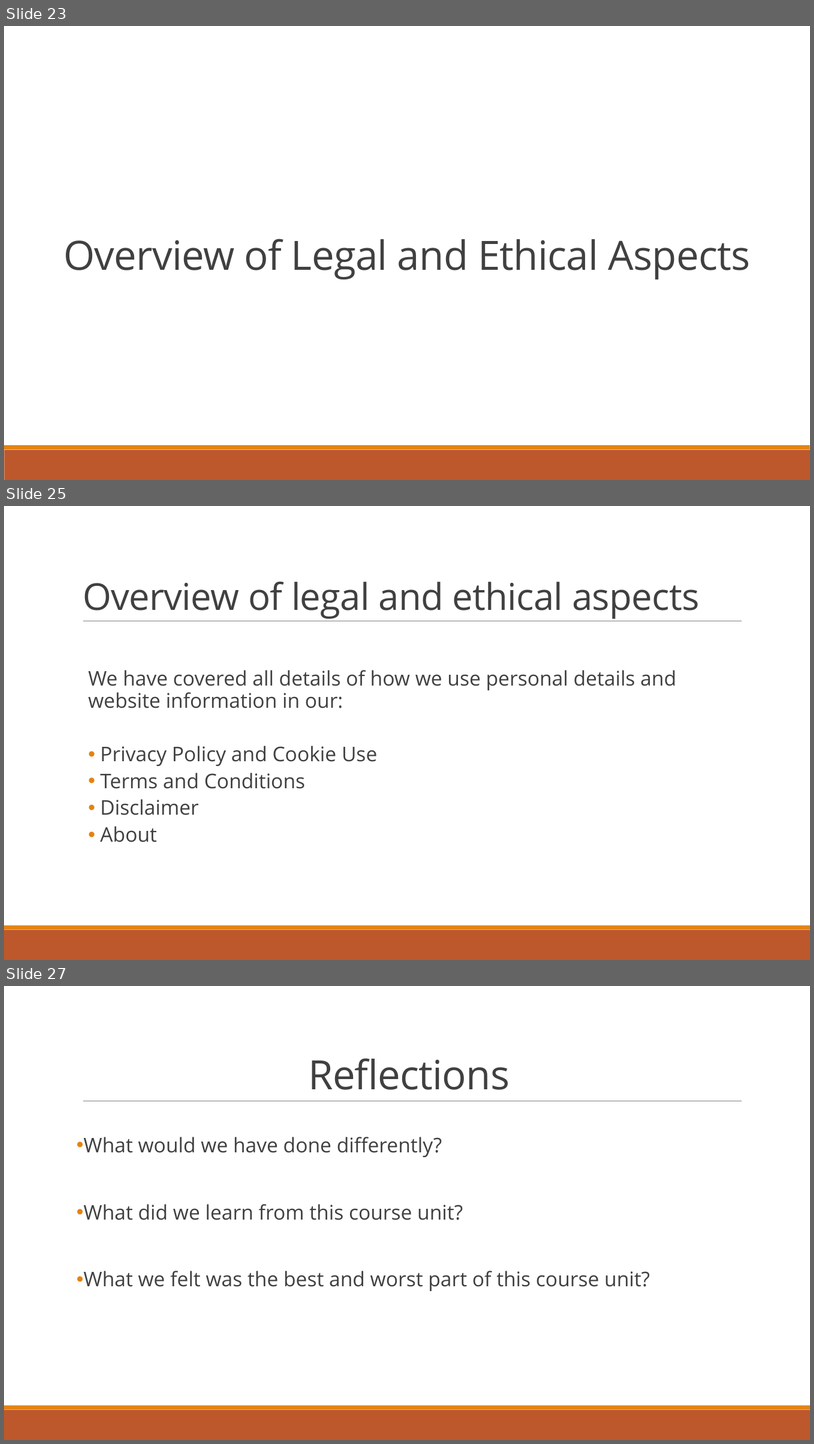
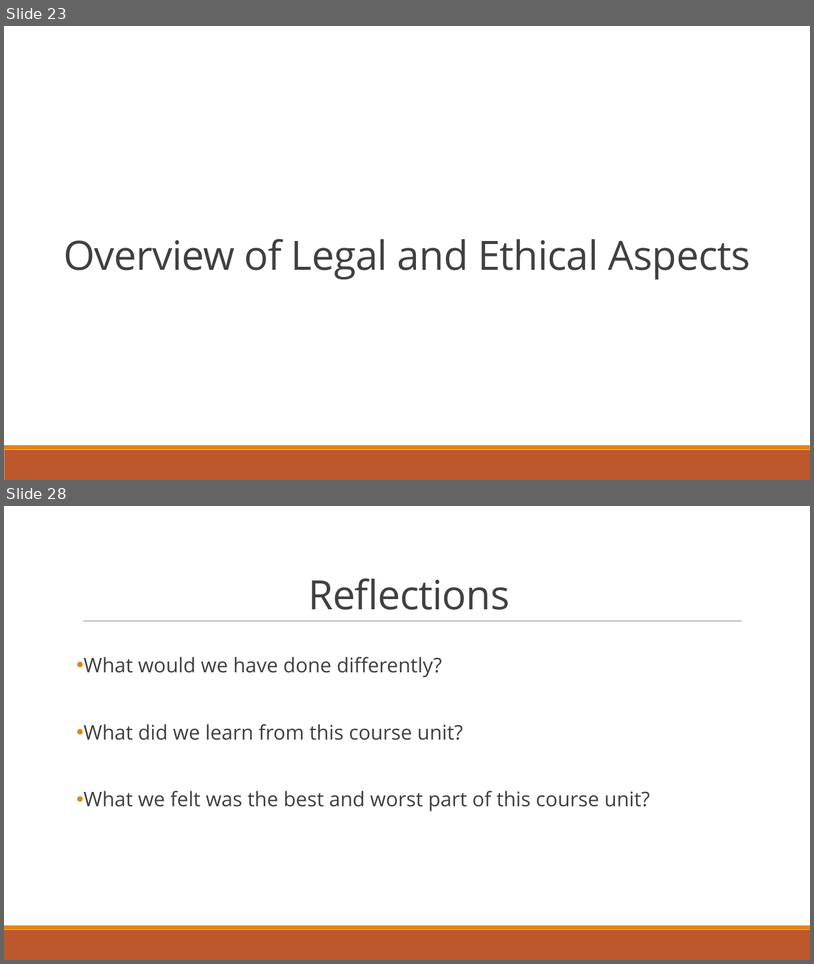
Before and after one commit to dragosthealex/roomies, a slide deck: res/presentation1/final_presentationv2.pptx. Shown one above the other, each under a label of ours: slides 23, 25 and 27 before the commit, slides 23 and 28 after it; the slides between them are not shown. The pictures are 814x1444 and 814x964 pixels, drawn with LibreOffice and Linux fonts; fonts in the diff are those of the drawing. Boxes give left, top, right and bottom in pixels: in the first picture for what was removed or moved away, otherwise in the second. Text is boxed around its words. In the diff, an @@ line names an element or a change of style, - is before the commit and + after.

```diff
--- a/res/presentation1/final_presentationv2.pptx
+++ b/res/presentation1/final_presentationv2.pptx
@@ slide 25 removed at (4,506,810,960), background #FFFFFF; not listed: 3 template elements that a slide beside it also shows @@
@@ title removed at (83,582,699,619) @@
-Overview of legal and ethical aspects
@@ text removed at (88,670,677,842) @@
-  We have covered all details of how we use personal details and website information in our:
-  • Privacy Policy and Cookie Use
-  • Terms and Conditions
-  • Disclaimer
-  • About
@@ what was slide 27 is now slide 28 @@
```
Also in this commit, not shown: 12 slides changed, 4 slides added, 2 other slides removed.
